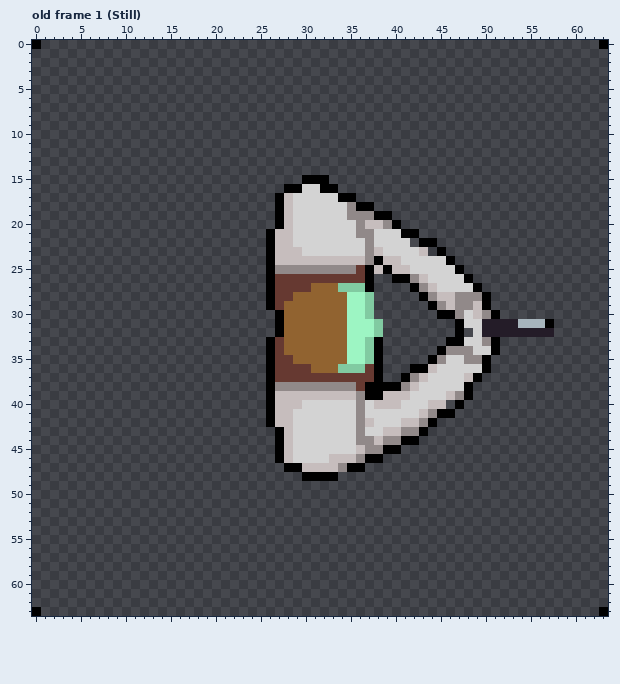
Two states of a pixel-art file, Assets/Sprites/Guy_Pistol.ase. The picture above was drawn from the file before the commit.
64x64 pixels, 17 frames. Shown: old frame 1 (Still). The commit also changed other frames, which this record leaves out.
New version:
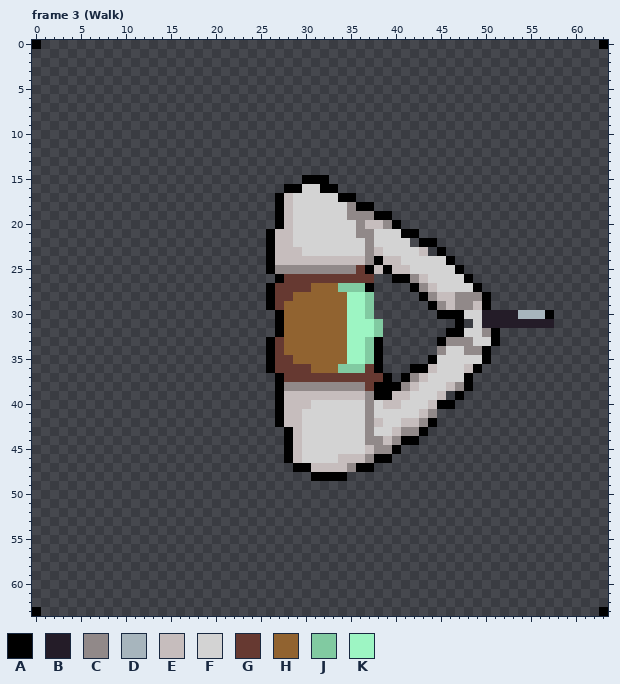
Palette (. is transparent): A #000000  B #241c28  C #918989  D #a7b5bd  E #c6bdbd  F #d3d3d3  G #663931  H #916330  J #81caa1  K #9df5c3
A new or re-ordered frame is compared with the old frame closest to it.
What changed:
frames 17 -> 14
Frame 3 (Walk) is new; against old frame 1 (Still), layers "Gun", "Body":
y 26: x 26..27 AG -> .A; x 37 A -> G
y 30: x 47 C -> A; x 49..57 ECA...... -> FBBBBDDDA
y 31: x 48 F -> .; x 54..57 DDDA -> BBBB
y 32: x 46 . -> A; x 48 . -> F; x 50..57 BBBBBBBB -> CA......
y 33: x 45..48 .AAF -> ACCC; x 50 C -> F
y 34: x 45..47 ACC -> CFF; x 49..51 FFA -> CA.
y 35: x 45 C -> F; x 48..49 CC -> FF
y 36: x 48..50 FFA -> EA.
y 37: x 26..27 AG -> .A; x 38..39 A. -> GA; x 48..49 EA -> A.
y 38: x 26..27 AC -> .A; x 36..37 GA -> CG; x 46..47 FF -> EC
y 39: x 26..27 AE -> .A; x 36..37 CA -> EC; x 39 E -> A; x 45..48 FECA -> E.A.
y 40: x 26..27 AE -> .A; x 30 F -> E; x 36..38 CFE -> FCF; x 45..47 E.A -> AA.
y 41: x 26..27 AE -> .A; x 29 F -> E; x 36..37 CF -> FC; x 45..46 AA -> ..
y 42: x 26..27 AE -> .A; x 29 F -> E; x 36..38 CEF -> FCE
y 43: x 27..29 AEF -> .AE; x 36..37 CF -> FC; x 39 E -> F
y 44: x 27..29 AEF -> .AE; x 36 C -> F; x 38..39 EC -> CE
y 45: x 27..29 AEF -> .AE; x 36..37 EC -> FE; x 39 A -> C
y 46: x 27..29 AEF -> .AE; x 33 E -> F; x 36..37 CA -> EC; x 39 . -> A
y 47: x 28 A -> .; x 30 E -> A; x 34..35 CA -> EC; x 37 . -> A
y 48: x 30 A -> .; x 34 . -> A
